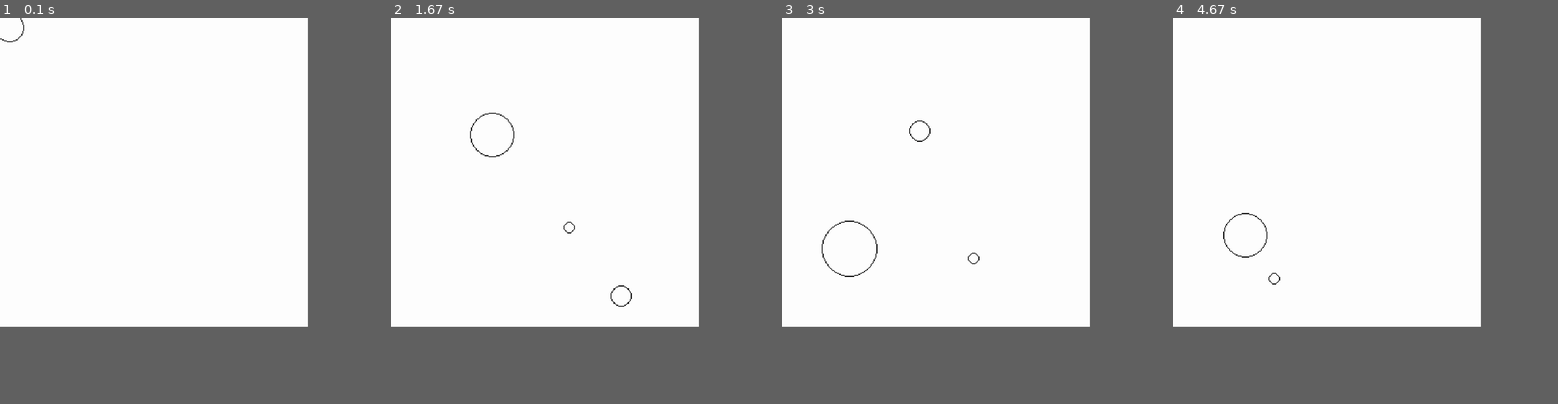
Above: before the commit, frames 1-4 (left to right).
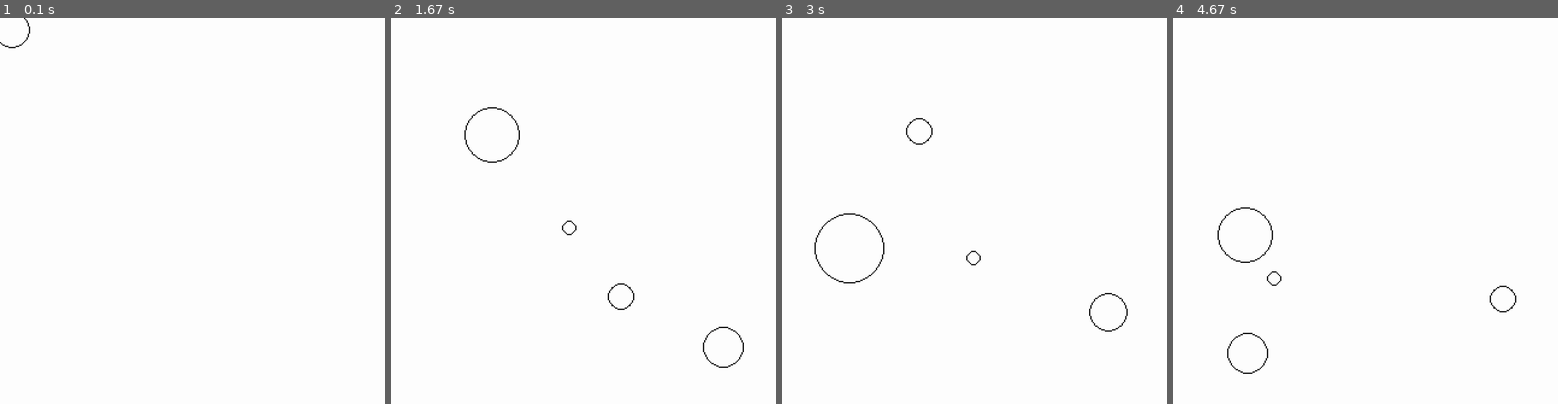
Above: after the commit, the same moments.

Repository: towella/effects-lab
Game: pygame game, started from code/main.py
Same seed, same stepped clock (60 frames per second), same inputs: the game is played once before the commit and once after it.
Inputs (mouse positions are in pixels of both pictures, inside the frame that each line leads up to):
- Up to frame 1 (0.1 s): no input
- Up to frame 2 (1.67 s): hold X 0.33-0.8 s; move the mouse to (568, 226) at 0.37 s; click (622, 295) at 0.9 s; click (725, 346) at 1.23 s; click (491, 133) at 1.57 s
- Up to frame 3 (3 s): click (974, 257) at 1.9 s; click (920, 129) at 2.23 s; click (1109, 311) at 2.57 s; click (847, 249) at 2.9 s
- Up to frame 4 (4.67 s): click (1253, 137) at 3.23 s; click (1273, 280) at 3.57 s; click (1504, 299) at 3.9 s; click (1250, 353) at 4.23 s; click (1246, 234) at 4.57 s
In our replay, the window is 719x720 before the commit and 899x900 after it. These sizes can differ from the game's own. Grey fills any space a smaller window leaves; there, only what the larger window draws over its background counts as a difference.

The runs differ from the first frame. In frame 1, 0.1% of the frame differs, in the area x 0-8%, y 0-8%; in frame 2, 0.6%; in frame 3, 0.7%, in the area x 8-90%, y 25-82%; in frame 4, 0.6%.

Commit message:
Make fullscreen mandatory to make pixelation work nicely
Also added minimum circle size variable for player tail

Diff:
--- a/code/game_data.py
+++ b/code/game_data.py
@@ -1,7 +1,7 @@
 tile_size = 16  # keep to prevent errors, even if game doesnt need tiles
 screen_width = 20 * tile_size  # arbitrary
 screen_height = 20 * tile_size  # arbitrary
-scaling_factor = 2.4 # how much the screen is scaled up before bliting on display
+scaling_factor = 3  # how much the screen is scaled up before bliting on display
 
 controller_map = {'square': 0, 'X': 1, 'circle': 2, 'triangle': 3, 'L1': 4, 'R1': 5, 'L2': 6, 'R2': 7, 'share': 8,
                   'options': 9, 'left_analog_press': 10, 'right_analog_press': 11, 'PS': 12, 'touchpad': 13,
--- a/code/main.py
+++ b/code/main.py
@@ -28,7 +28,7 @@
 # although resizeable flag is present, window can not be resized, only fullscreened with vsync still on
 # vsync prevents screen tearing (multiple frames displayed at the same time creating a shuddering wave)
 # screen dimensions are cast to int to prevent float values being passed (-1 is specific to this game getting screen multiple of 16)
-window = pygame.display.set_mode((int(screen_width * scaling_factor) - 1, int(screen_height * scaling_factor)), pygame.RESIZABLE | pygame.DOUBLEBUF | pygame.SCALED, vsync=True)
+window = pygame.display.set_mode((int(screen_width * scaling_factor) - 1, int(screen_height * scaling_factor)), pygame.FULLSCREEN | pygame.SCALED, vsync=True)
 
 # all pixel values in game logic should be based on the screen!!!! NO .display FUNCTIONS!!!!!
 screen = pygame.Surface((screen_width, screen_height))  # the display surface, re-scaled and blit to the window
@@ -93,9 +93,6 @@
                     running = False
                     pygame.quit()
                     sys.exit()
-                elif event.key == pygame.K_f:
-                    pygame.display.toggle_fullscreen()
-                    level.invoke_pause()
                 # TODO Test only, remove
                 elif event.key == pygame.K_x:
                     global game_speed
--- a/code/player.py
+++ b/code/player.py
@@ -16,6 +16,7 @@
 
         # circle = (radius, (posx, posy)) <- pos is top left NOT center
         self.circles = [[self.start_radius, [self.rect.centerx, self.rect.centery]]]
+        self.smallest_circle = 6
 
         self.lights = [Light(self.surface, self.rect.center, (10, 10, 10), False, 30, 20, 0.02)]
 
@@ -318,7 +319,7 @@
         r_circles = []
         for circle in range(len(self.circles)):
             self.circles[circle][0] -= 0.8
-            if self.circles[circle][0] < 3:
+            if self.circles[circle][0] < self.smallest_circle:
                 r_circles.append(circle)
         for circle in r_circles:
             self.circles.pop(circle)
